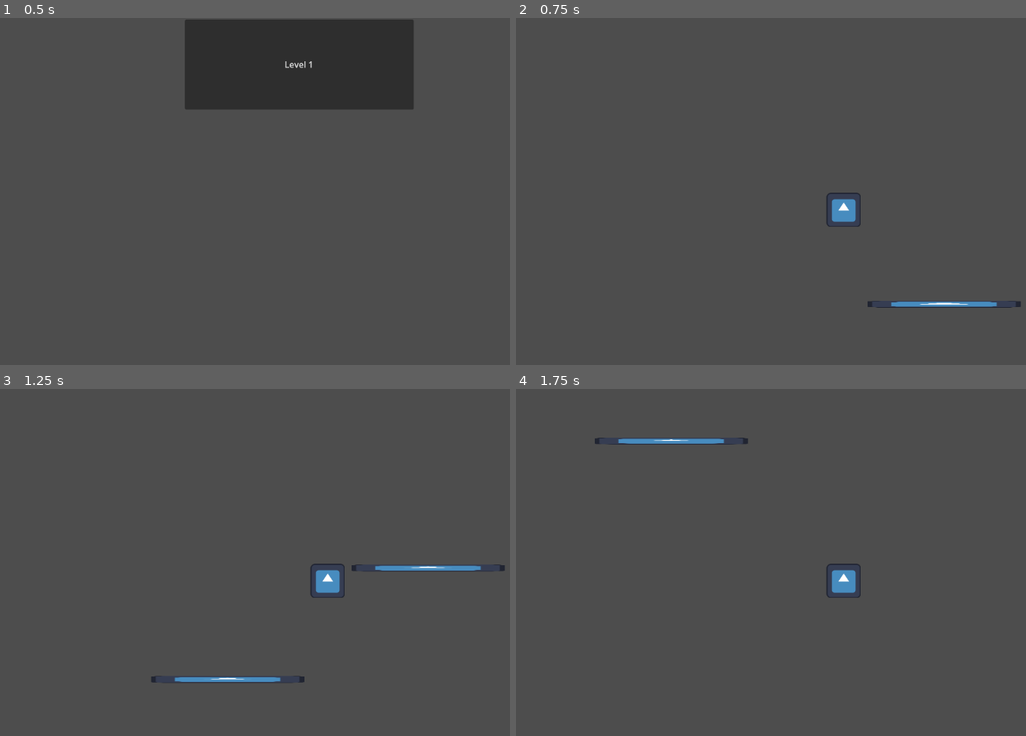
Above: before the commit, frames 1-4 (two rows, left to right).
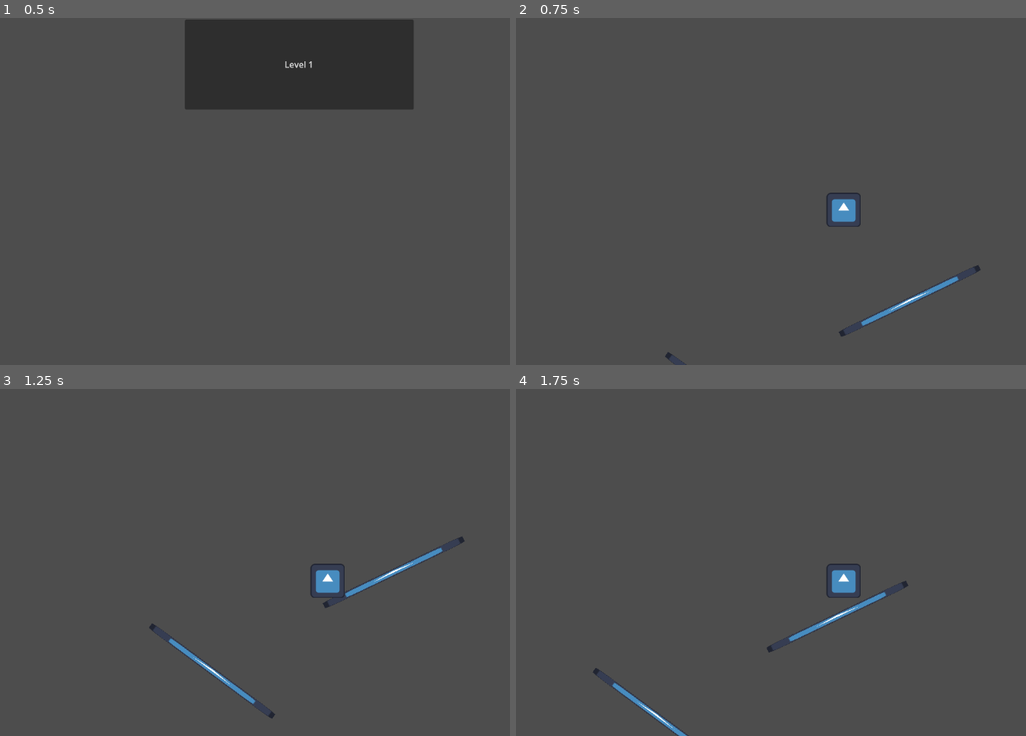
Above: after the commit, the same moments.

Repository: SamuelC88888/Gravitty
Game: Godot game, scene res://Levels/start_screens.tscn
The game is run twice, just before and just after one commit, with the same random seed, the same clock (stepped at 60 frames per second) and the same inputs. The engine's default icon, where the game draws it, is replaced by a stand-in: a white triangle on a blue panel in a dark square.
Inputs:
- Up to frame 1 (0.5 s): no input
- Up to frame 2 (0.75 s): click "Level 1" at 0.5 s
- Up to frame 3 (1.25 s): no input
- Up to frame 4 (1.75 s): tap Enter (ui_accept) at 1.25, 1.52 s; hold Right (ui_right) from 1.28 s (still down)

Frame 1 is identical in both runs. In frame 2, 0.8% of the frame differs, in the area x 29-99%, y 71-100%; in frame 3, 1.5%, in the area x 29-99%, y 42-95%; in frame 4, 1.1%.

Commit message:
2nd commit. (No major Progress)

Diff:
--- a/gravity!/Key elements/apple.gd
+++ b/gravity!/Key elements/apple.gd
@@ -3,6 +3,7 @@
 
 const SPEED = 300.0
 const JUMP_VELOCITY = -400.0
+var health = 10
 
 
 func _physics_process(delta: float) -> void:
@@ -22,4 +23,8 @@
 	else:
 		velocity.x = move_toward(velocity.x, 0, SPEED)
 
+
+
+
+
 	move_and_slide()
--- a/gravity!/Key elements/apple.tscn
+++ b/gravity!/Key elements/apple.tscn
@@ -3,10 +3,10 @@
 [ext_resource type="Script" uid="uid://dt5ujtjkyfjtd" path="res://Key elements/apple.gd" id="1_x7be1"]
 [ext_resource type="Texture2D" uid="uid://cqn11d5mchsvj" path="res://icon.svg" id="2_kuhjn"]
 
-[sub_resource type="RectangleShape2D" id="RectangleShape2D_rt6km"]
-size = Vector2(126, 128)
+[sub_resource type="CircleShape2D" id="CircleShape2D_x7be1"]
+radius = 65.0
 
-[node name="CharacterBody2D" type="CharacterBody2D" unique_id=2030887307]
+[node name="Apple" type="CharacterBody2D" unique_id=2030887307]
 position = Vector2(550, 30)
 scale = Vector2(0.5, 0.5)
 script = ExtResource("1_x7be1")
@@ -15,6 +15,8 @@
 position = Vector2(71, 69)
 texture = ExtResource("2_kuhjn")
 
-[node name="CollisionShape2D" type="CollisionShape2D" parent="." unique_id=537819501]
+[node name="Apple_hitbox" type="CollisionShape2D" parent="." unique_id=537819501]
 position = Vector2(71, 68)
-shape = SubResource("RectangleShape2D_rt6km")
+shape = SubResource("CircleShape2D_x7be1")
+
+[node name="Camera2D" type="Camera2D" parent="." unique_id=907346444]
--- /dev/null
+++ b/gravity!/Key elements/branches.gd
@@ -0,0 +1,17 @@
+extends StaticBody2D
+var body = CharacterBody2D
+
+# Called when the node enters the scene tree for the first time.
+func _ready() -> void:
+	pass # Replace with function body.
+
+
+# Called every frame. 'delta' is the elapsed time since the previous frame.
+func _process(delta: float) -> void:
+	pass
+
+
+
+func _on_area_2d_area_entered(area: Area2D) -> void:
+	if body.name == "Apple":
+		print("it works")
--- a/gravity!/Key elements/branches.tscn
+++ b/gravity!/Key elements/branches.tscn
@@ -1,12 +1,17 @@
 [gd_scene format=3 uid="uid://inw2xmbo67fd"]
 
 [ext_resource type="Texture2D" uid="uid://cqn11d5mchsvj" path="res://icon.svg" id="1_gn3qk"]
+[ext_resource type="Script" uid="uid://ceml0kao6q1vd" path="res://Key elements/branches.gd" id="1_wgnx3"]
 
 [sub_resource type="RectangleShape2D" id="RectangleShape2D_wgnx3"]
 size = Vector2(717, 130)
 
+[sub_resource type="RectangleShape2D" id="RectangleShape2D_gn3qk"]
+size = Vector2(713.7501, 130.00003)
+
 [node name="Branches" type="StaticBody2D" unique_id=1784888609]
 scale = Vector2(0.4, 0.1)
+script = ExtResource("1_wgnx3")
 
 [node name="Sprite2D" type="Sprite2D" parent="." unique_id=2039890836]
 position = Vector2(356.5, 66)
@@ -16,3 +21,13 @@
 [node name="CollisionShape2D" type="CollisionShape2D" parent="." unique_id=804461946]
 position = Vector2(357.5, 65)
 shape = SubResource("RectangleShape2D_wgnx3")
+
+[node name="Area2D" type="Area2D" parent="." unique_id=1105342128]
+position = Vector2(3.8146973e-06, 7.6293945e-06)
+
+[node name="Hitbox" type="CollisionShape2D" parent="Area2D" unique_id=1113834940]
+position = Vector2(358.12494, 64.99999)
+scale = Vector2(0.9999997, 0.9999997)
+shape = SubResource("RectangleShape2D_gn3qk")
+
+[connection signal="area_entered" from="Area2D" to="." method="_on_area_2d_area_entered"]
--- a/gravity!/Levels/level_1.tscn
+++ b/gravity!/Levels/level_1.tscn
@@ -6,11 +6,15 @@
 [node name="Level 1" type="Node2D" unique_id=911778341]
 
 [node name="Branches2" parent="." unique_id=1784888609 instance=ExtResource("1_dilhk")]
-position = Vector2(255.99998, 453.99997)
+position = Vector2(313, 284.00003)
+rotation = 0.6370179
 
 [node name="Branches" parent="." unique_id=660265266 instance=ExtResource("1_dilhk")]
 position = Vector2(629.99994, 245.99998)
+rotation = -0.4476069
+scale = Vector2(0.40386674, 0.100812495)
 
 [node name="Apple" parent="." unique_id=2030887307 instance=ExtResource("1_n0qsc")]
+position = Vector2(604, -27)
 
 [node name="Camera2D" type="Camera2D" parent="Apple" unique_id=78760015]
Not shown, added: gravity!/Key elements/branches.gd.uid
